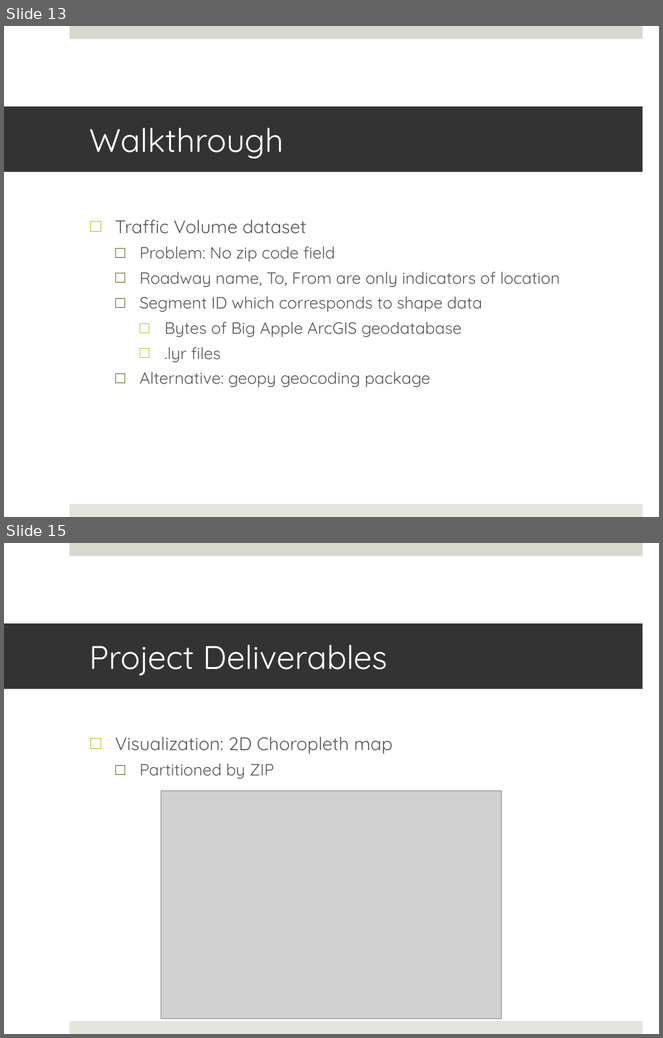
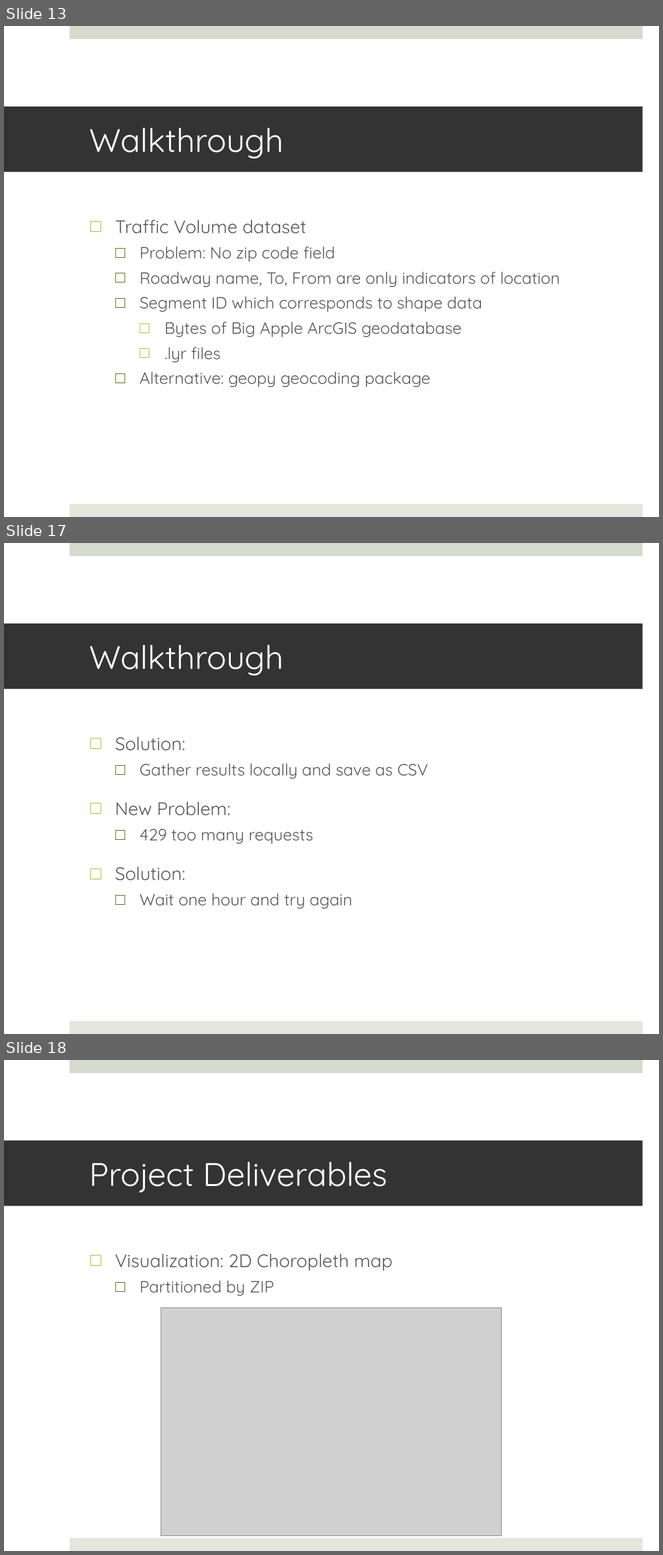
Before and after one commit to JKasakyan/BDM-Final-Project, a slide deck: Documents/Kasakyan_James_Proposal_Final_Presentation.pptx. Shown one above the other, each under a label of ours: slides 13 and 15 before the commit, slides 13, 17 and 18 after it; the slides between them are not shown. The pictures are 663x1038 and 663x1555 pixels, drawn with LibreOffice and Linux fonts; fonts in the diff are those of the drawing; grey boxes stand for pictures. Boxes give left, top, right and bottom in pixels: in the first picture for what was removed or moved away, otherwise in the second. Text is boxed around its words. In the diff, an @@ line names an element or a change of style, - is before the commit and + after.

```diff
--- a/Documents/Kasakyan_James_Proposal_Final_Presentation.pptx
+++ b/Documents/Kasakyan_James_Proposal_Final_Presentation.pptx
@@ slide 17 added at bbox=[4, 543, 659, 1034], background #FFFFFF; not listed: 2 template elements that a slide beside it also shows @@
@@ title added at bbox=[4, 624, 643, 689], fill #333333, 36 pt, text #FFFFFF @@
+Walkthrough
@@ text added at bbox=[115, 737, 428, 909], 18 pt, text #595959 @@
+□ Solution:
+  □ Gather results locally and save as CSV
+□ New Problem:
+  □ 429 too many requests
+□ Solution:
+  □ Wait one hour and try again
@@ what was slide 15 is now slide 18 @@
```
Also in this commit, not shown: 1 slide changed, 2 other slides added, 5 other files.
